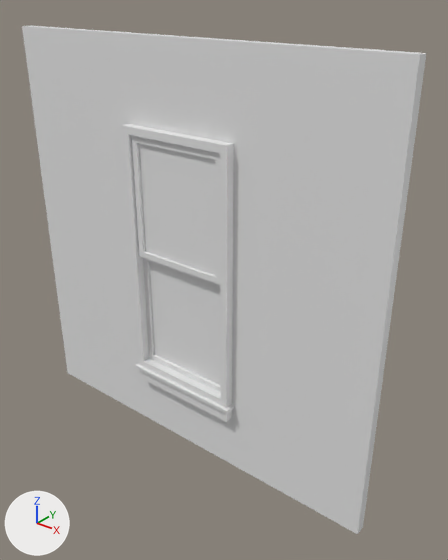
A saved change to the FBX model Assets/Models/wallWwindow.fbx.
One viewpoint serves both versions: a 50 mm lens placed at (-1.45, -1.93, 4.41), pointed at (-4.69, 2.13, 1.89). The axes (+X, +Y, +Z) are drawn at lower left. The lights are the same throughout. Where no turn or scale is listed for an object, it has been applied to the vertices.

Before the edit, the objects in view are built like this:
```python
me_cube_003 = bpy.data.meshes.new('Cube.003')
me_cube_003.from_pydata(...)  # 156 vertices, 152 faces; spans x -4.0..0.0, y -0.21..0.11, z 0.0..4.0
me_cube_003.materials.append(mat_wall)  # white #e7e7e7
ob_wallwindow = bpy.data.objects.new('WallWindow', me_cube_003)
ob_wallwindow.location = (-3.0, 2.0, 0.0)
```
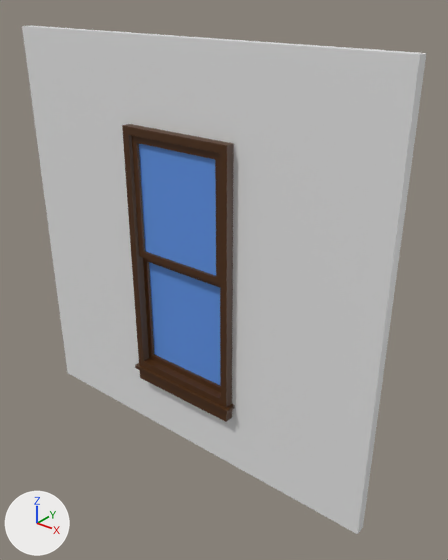
Location of each change, [x1, y1, x2, y2] in pixels of the pictures (448 x 560 px):
part 1 of me_cube_003, recoloured (white to blue): [149, 262, 220, 385] in both
part 2 of me_cube_003, recoloured (white to blue): [139, 144, 216, 276] in both
part 3 of me_cube_003, recoloured (white to brown): [122, 124, 234, 422] in both

What the commit changed:
Material 'Window' (mat_window) is new.
Its base color is (0.117, 0.302, 0.8) (blue #6095e7).
Material 'Frame' (mat_frame) is new.
Its base color is (0.0724, 0.0241, 0.00293) (brown #4c2b0a).
me_cube_003 has 156 vertices, 152 faces and spans x -4.0..0.0, y -0.21..0.11, z 0.0..4.0.
me_cube_003 is used by ob_wallwindow; location (-3.0, 2.0, 0.0).
me_cube_003 part 1: all 2 faces centred in x -2.0, y -0.07..-0.03, z 1.41 switch from mat_wall (white #e7e7e7) to mat_window (blue #6095e7).
me_cube_003 part 2: all 2 faces centred in x -2.0, y -0.13..0.03, z 2.59 switch from mat_wall (white #e7e7e7) to mat_window (blue #6095e7).
me_cube_003 part 3: 124 of the faces centred in x -2.62..-1.38, y -0.21..0.11, z 0.59..3.25 switch from mat_wall (white #e7e7e7) to mat_frame (brown #4c2b0a).
